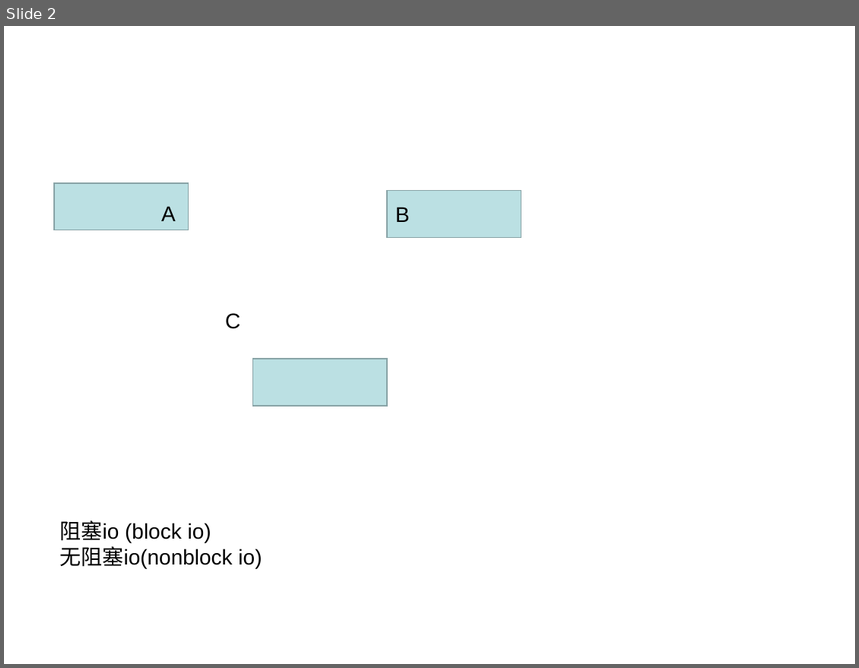
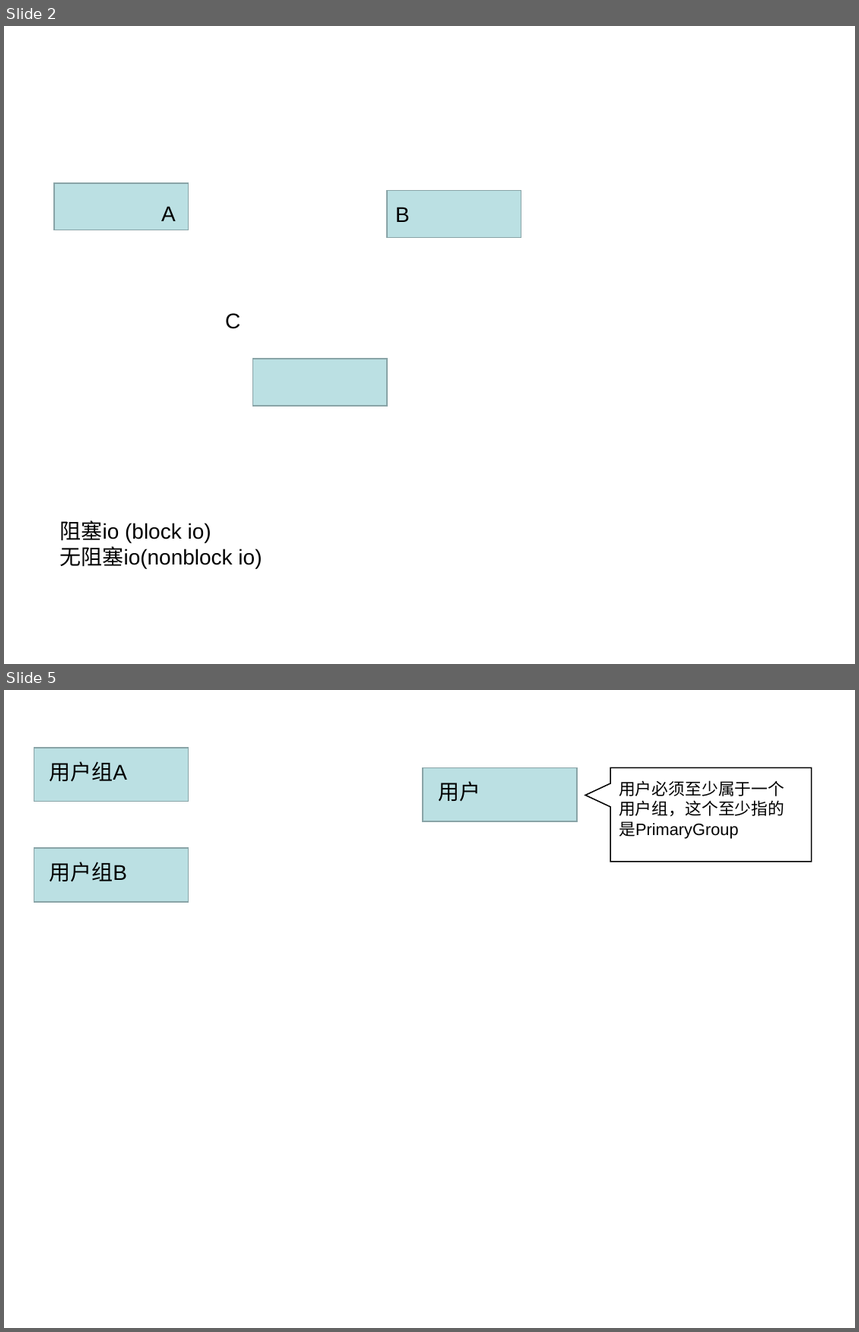
Before and after one commit to figerandlmj/duyiNativeJs, a slide deck: nodeJs/readme.ppt. Shown one above the other, each under a label of ours: slide 2 before the commit, slides 2 and 5 after it; the slides between them are not shown. The pictures are 859x668 and 859x1332 pixels, drawn with LibreOffice and Linux fonts; fonts in the diff are those of the drawing. Boxes give left, top, right and bottom in pixels: in the first picture for what was removed or moved away, otherwise in the second. Text is boxed around its words. In the diff, an @@ line names an element or a change of style, - is before the commit and + after.

```diff
--- a/nodeJs/readme.ppt
+++ b/nodeJs/readme.ppt
@@ slide 5 added at bbox=[4, 690, 855, 1328], background #FFFFFF @@
@@ rectangle added at bbox=[34, 748, 188, 802], fill #BBE0E3, outline #89A4A7 0.99 pt @@
@@ text added at bbox=[49, 761, 127, 781], 18 pt, text #000000 @@
+用户组A
@@ rectangle added at bbox=[423, 768, 577, 821], fill #BBE0E3, outline #89A4A7 0.99 pt @@
@@ speech box added at bbox=[611, 768, 812, 862], fill #FFFFFF, outline #000000 0.99 pt @@
@@ text added at bbox=[619, 780, 785, 839], 14 pt, text #000000 @@
+用户必须至少属于一个用户组，这个至少指的是PrimaryGroup
@@ text added at bbox=[438, 781, 481, 801], 18 pt, text #000000 @@
+用户
@@ rectangle added at bbox=[34, 848, 188, 902], fill #BBE0E3, outline #89A4A7 0.99 pt @@
@@ text added at bbox=[49, 862, 127, 882], 18 pt, text #000000 @@
+用户组B
```
Also in this commit, not shown: 2 slides changed, 1 other slide added, 1 other file.
